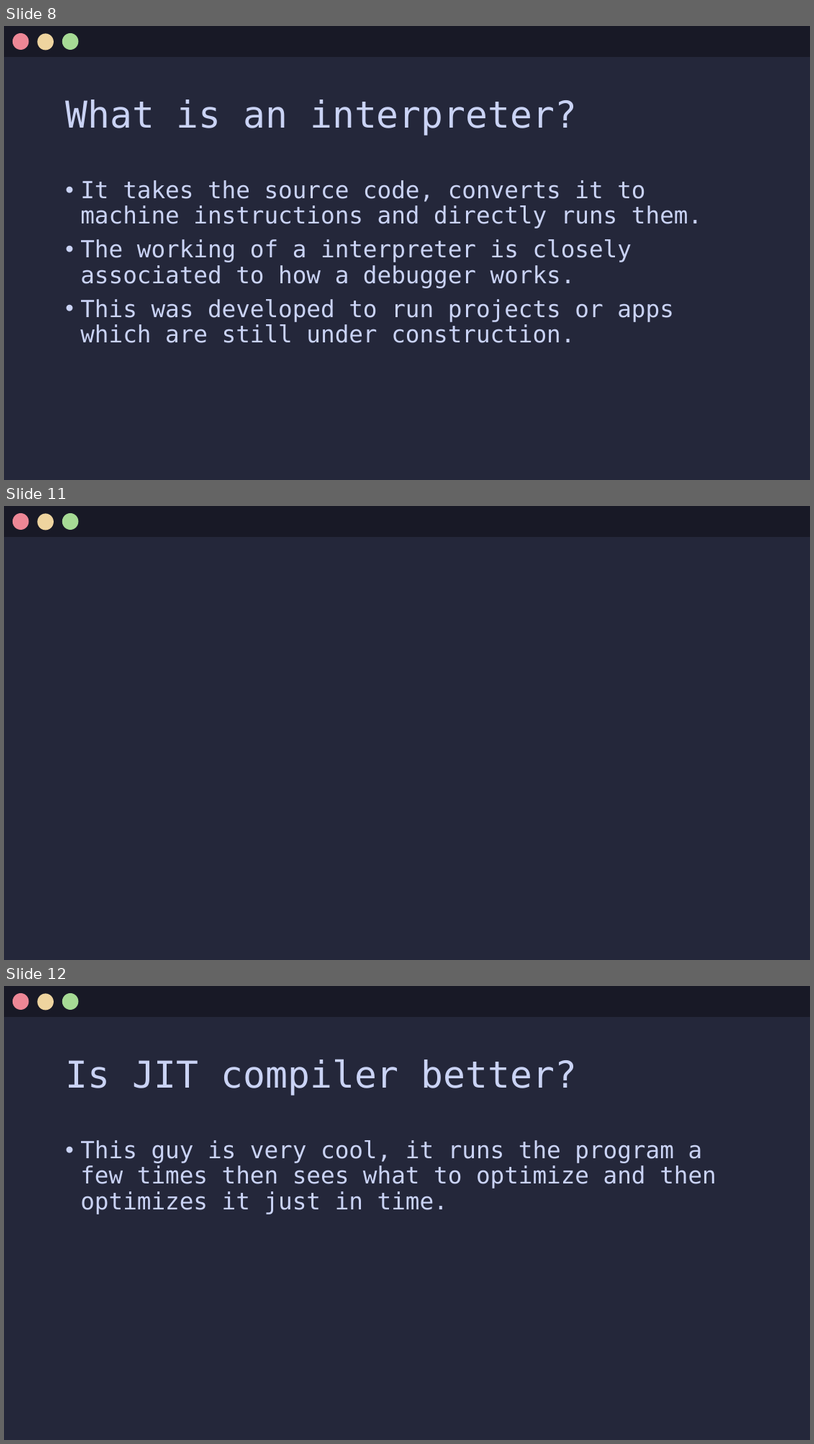
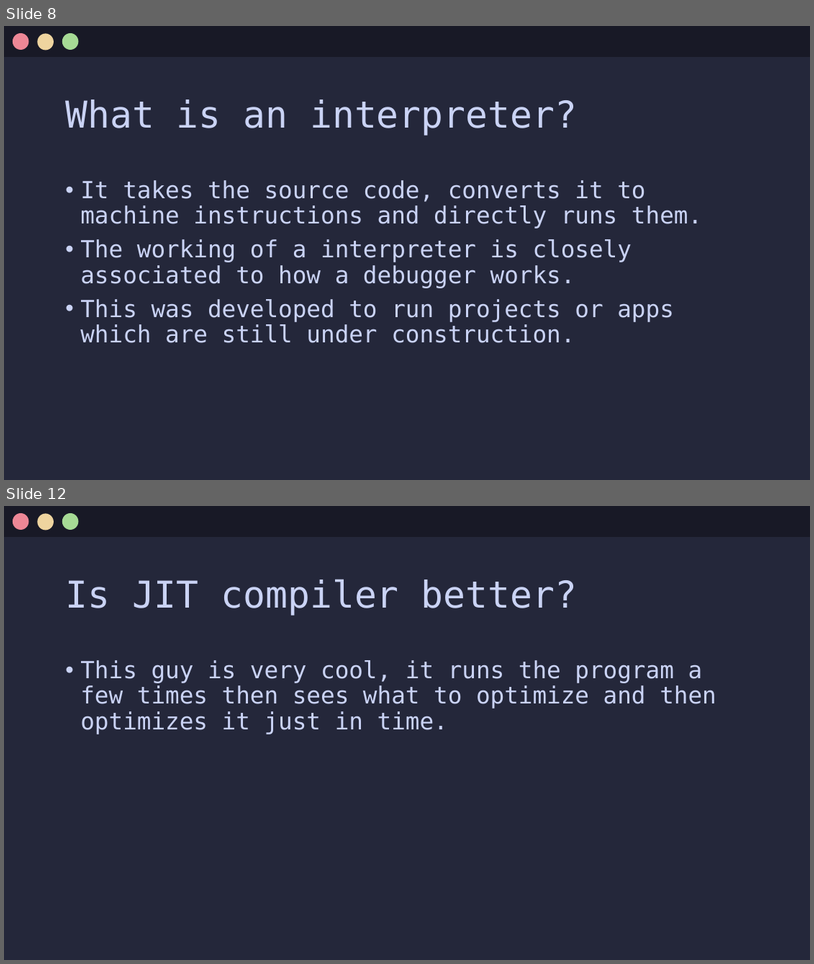
Before and after one commit to Jx-ls/custom-compiler, a slide deck: Compilers.odp. Shown one above the other, each under a label of ours: slides 8, 11 and 12 before the commit, slides 8 and 12 after it; the slides between them are not shown. The pictures are 814x1444 and 814x964 pixels, drawn with LibreOffice and Linux fonts; fonts in the diff are those of the drawing. Boxes give left, top, right and bottom in pixels: in the first picture for what was removed or moved away, otherwise in the second. Text is boxed around its words. In the diff, an @@ line names an element or a change of style, - is before the commit and + after.

```diff
--- a/Compilers.odp
+++ b/Compilers.odp
@@ slide 11 removed at [4,506,810,960], background #24273A @@
@@ rectangle removed at [4,506,810,537] @@
@@ ellipse removed at [13,513,28,530] @@
@@ ellipse removed at [37,513,54,530] @@
@@ ellipse removed at [62,513,78,530] @@
```
Also in this commit, not shown: 4 slides changed, 1 slide added, 1 other file.
